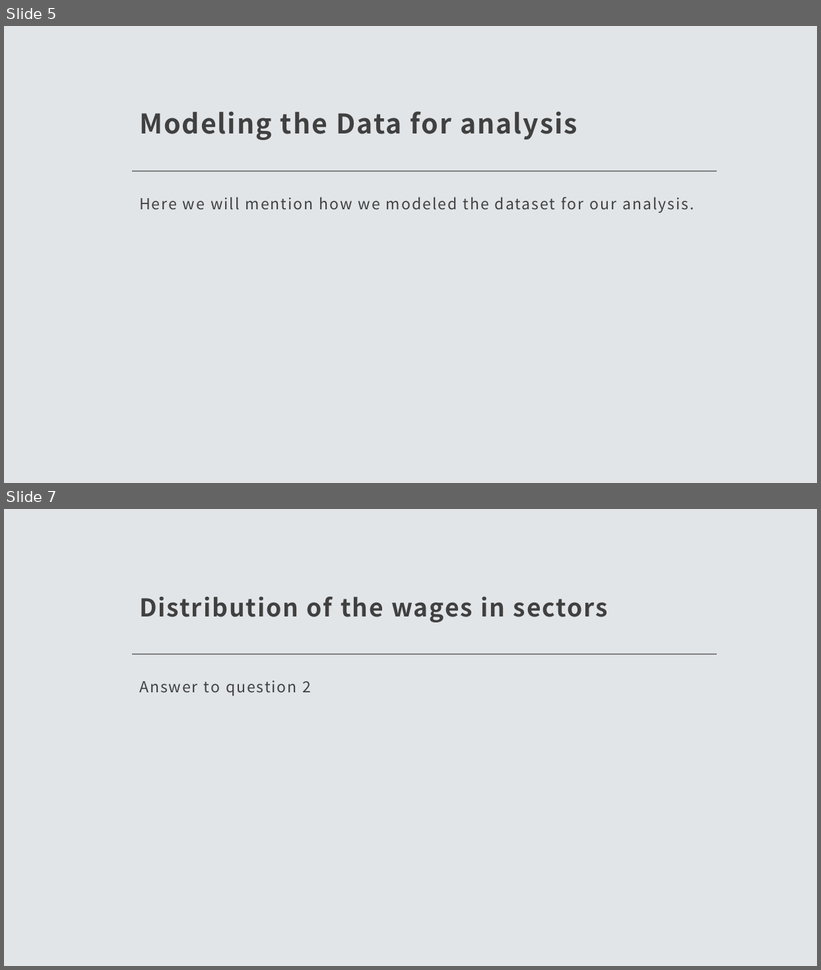
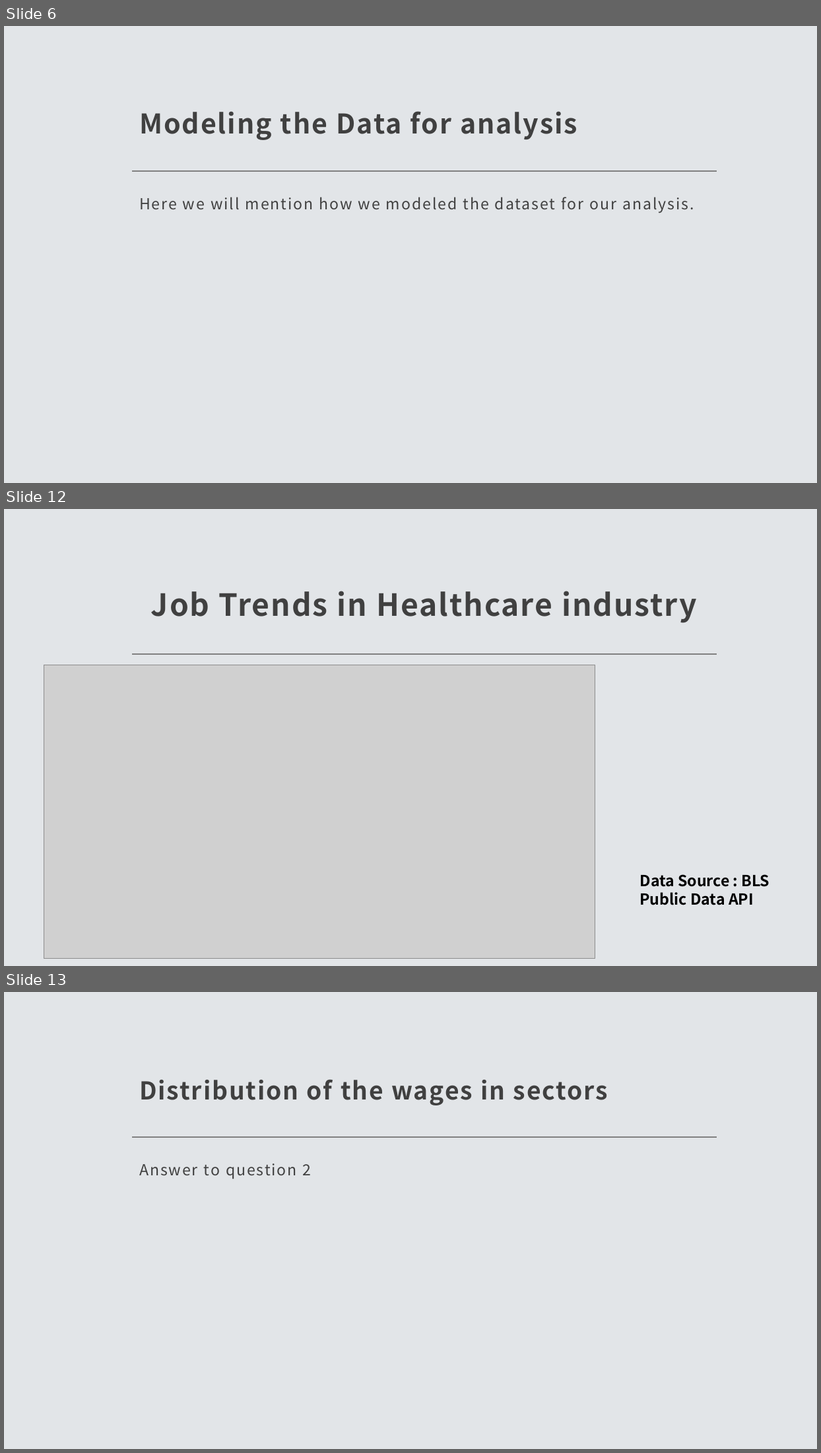
Before and after one commit to vinaya-kusuma/Project1, a slide deck: Project1.pptx. Shown one above the other, each under a label of ours: slides 5 and 7 before the commit, slides 6, 12 and 13 after it; the slides between them are not shown. The pictures are 821x970 and 821x1453 pixels, drawn with LibreOffice and Linux fonts; fonts in the diff are those of the drawing; grey boxes stand for pictures. Boxes give left, top, right and bottom in pixels: in the first picture for what was removed or moved away, otherwise in the second. Text is boxed around its words. In the diff, an @@ line names an element or a change of style, - is before the commit and + after.

```diff
--- a/Project1.pptx
+++ b/Project1.pptx
@@ slide 12 added at [4, 509, 817, 966], background #E2E5E8; not listed: 1 template element that a slide beside it also shows @@
@@ title added at [151, 591, 698, 623], 36 pt, text #404040, bold @@
+Job Trends in Healthcare industry
@@ picture added at [44, 665, 595, 959] @@
@@ text added at [640, 875, 770, 906], 18 pt, text #000000, bold @@
+Data Source : BLS Public Data API
@@ what was slide 5 is now slide 6 @@
@@ what was slide 7 is now slide 13 @@
```
Also in this commit, not shown: 3 slides changed, 7 other slides added, 2 slides removed.
